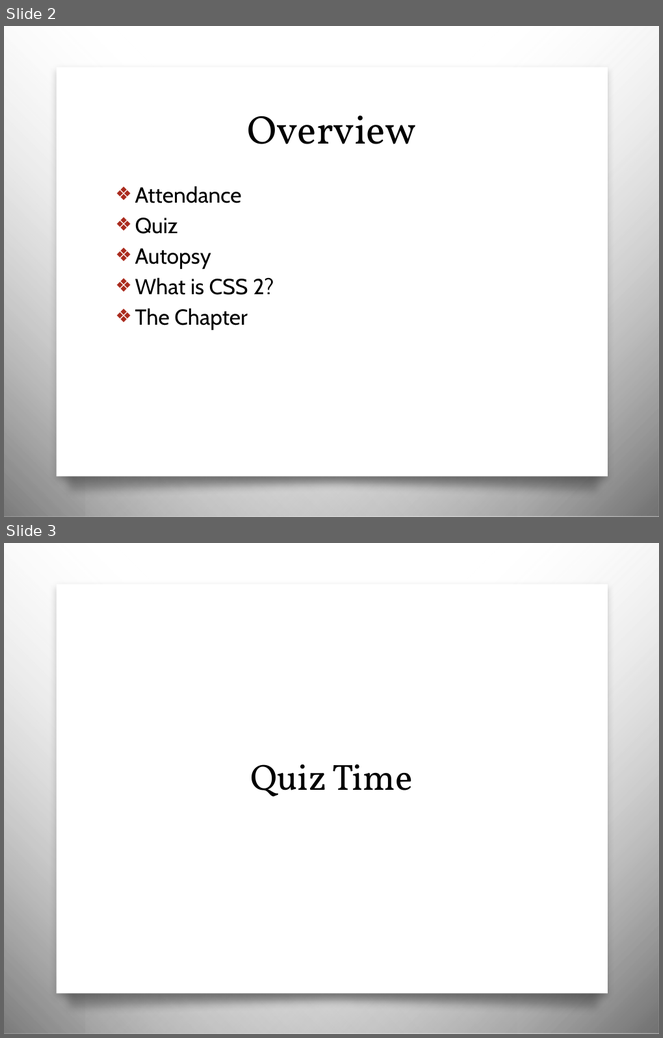
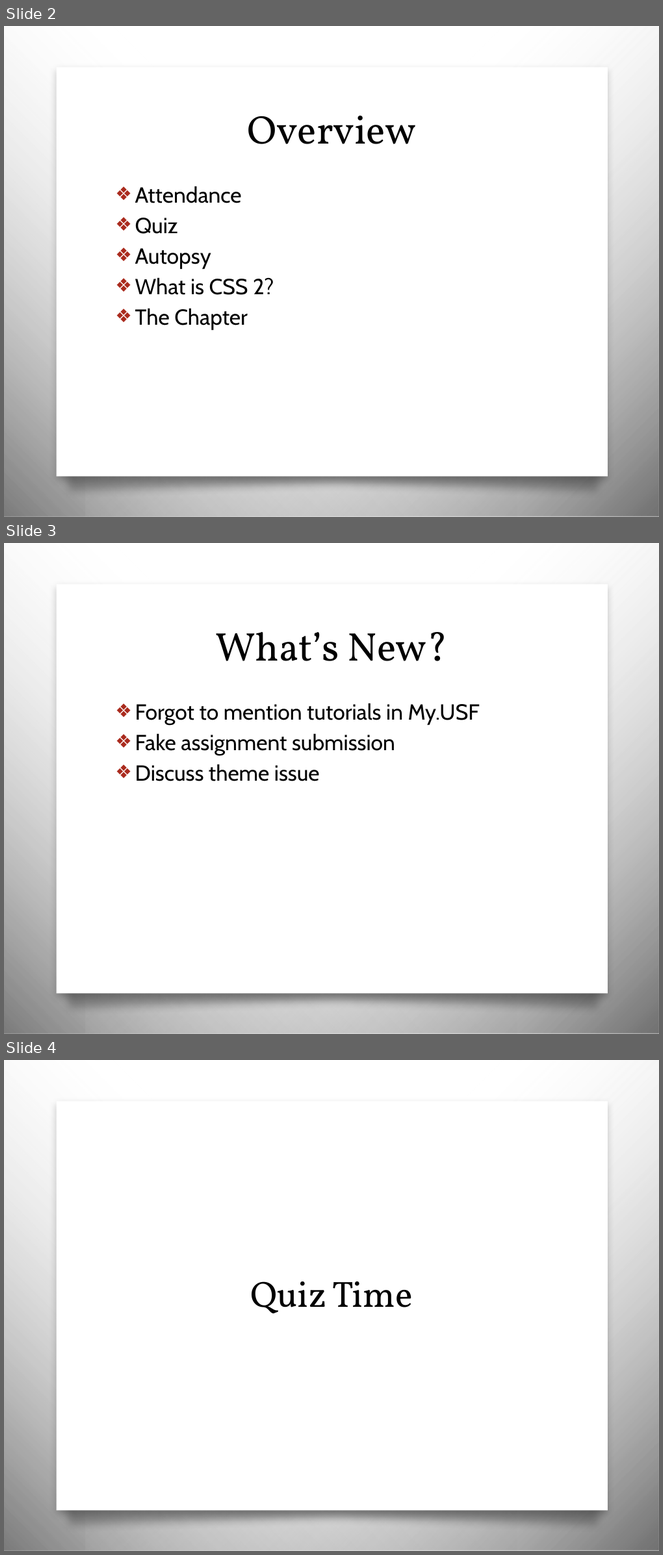
Before and after one commit to awayken/USF-ART329, a slide deck: slides/classthree/slides.pptx. Shown one above the other, each under a label of ours: slides 2 and 3 before the commit, slides 2, 3 and 4 after it. The pictures are 663x1038 and 663x1555 pixels, drawn with LibreOffice and Linux fonts; fonts in the diff are those of the drawing; background and template pictures are left out. Boxes give left, top, right and bottom in pixels: in the first picture for what was removed or moved away, otherwise in the second. Text is boxed around its words. In the diff, an @@ line names an element or a change of style, - is before the commit and + after.

```diff
--- a/slides/classthree/slides.pptx
+++ b/slides/classthree/slides.pptx
@@ slide 3 added at [4,543,659,1034], background picture (left out); not listed: 4 template elements that a slide beside it also shows @@
@@ title added at [215,632,448,661], 44 pt, text #000000 @@
+What’s New?
@@ text added at [135,703,480,782], 24 pt, text #000000 @@
+❖ Forgot to mention tutorials in My.USF
+❖ Fake assignment submission
+❖ Discuss theme issue
@@ what was slide 3 is now slide 4 @@
```
Also in this commit, not shown: 1 slide changed, 4 other slides added, 3 other files.
